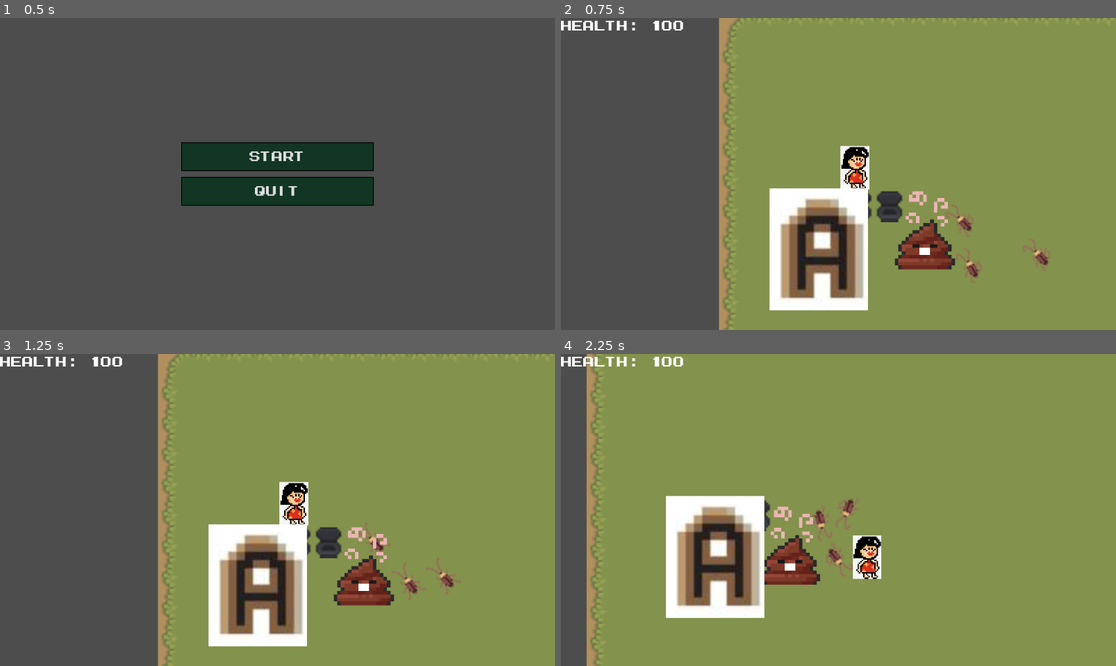
Above: before the commit, frames 1-4 (two rows, left to right).
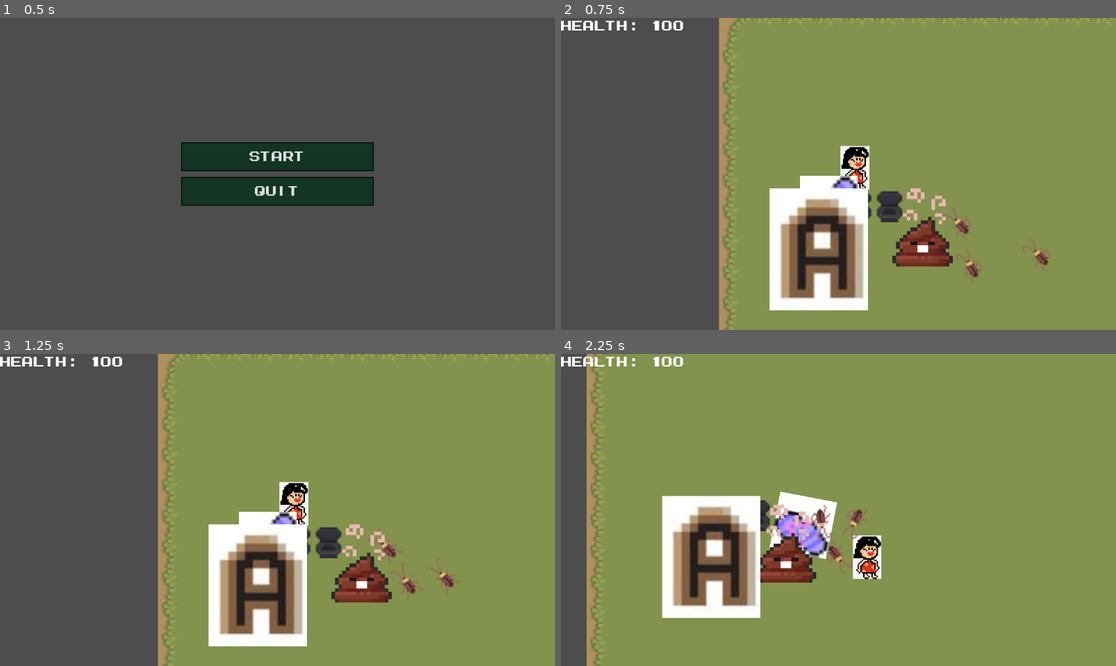
Above: after the commit, the same moments.

Repository: xntle/MOMFURY
Game: Godot game, scene res://scene/main_menu.tscn
Two runs of this game, one before a commit and one after it. Both use one fixed random seed, a clock stepped at 60 frames per second and the inputs below.
Inputs (mouse positions are in pixels of both pictures, inside the frame that each line leads up to):
- Up to frame 1 (0.5 s): no input
- Up to frame 2 (0.75 s): click "Start" at 0.5 s
- Up to frame 3 (1.25 s): no input
- Up to frame 4 (2.25 s): move the mouse to (960, 494) at 1.27 s; press the mouse at (960, 494) at 1.28 s; hold D (move_right) 1.28-2.03 s; move the mouse to (727, 525) at 2.02 s; release the mouse at (727, 525) at 2.03 s; hold S (move_down) from 2.03 s (still down); tap Space (roll) at 2.1 s

Frame 1 is identical in both runs. In frame 2, 1.6% of the frame differs, in the area x 43-75%, y 50-81%; in frame 3, 1.7%; in frame 4, 5.6%, in the area x 18-56%, y 44-85%.

Commit message:
PlaceHolder for bullet

Diff:
--- a/scene/Cockroach.tscn
+++ b/scene/Cockroach.tscn
@@ -54,6 +54,7 @@
 texture = ExtResource("1_ofpi3")
 
 [node name="AnimatedSprite2D" type="AnimatedSprite2D" parent="."]
+light_mask = 2
 position = Vector2(-1, 0)
 scale = Vector2(0.734375, 0.9038462)
 sprite_frames = SubResource("SpriteFrames_cevxh")
--- a/scene/Player.tscn
+++ b/scene/Player.tscn
@@ -1,7 +1,8 @@
-[gd_scene load_steps=4 format=3 uid="uid://ctnihbseogqdf"]
+[gd_scene load_steps=5 format=3 uid="uid://ctnihbseogqdf"]
 
 [ext_resource type="Script" uid="uid://cbrwihmwrf8c6" path="res://scripts/player.gd" id="1_hjaqi"]
 [ext_resource type="Texture2D" uid="uid://cmnw0o6ebecwl" path="res://characters/IMG_0105.jpg" id="2_fvtld"]
+[ext_resource type="PackedScene" uid="uid://bscx3nave5tmx" path="res://scene/Slip.tscn" id="3_y30ri"]
 
 [sub_resource type="CircleShape2D" id="CircleShape2D_onrkg"]
 radius = 7.0
@@ -25,3 +26,6 @@
 [node name="CollisionShape2D" type="CollisionShape2D" parent="."]
 position = Vector2(9, 1)
 shape = SubResource("CircleShape2D_onrkg")
+
+[node name="slip" parent="." instance=ExtResource("3_y30ri")]
+position = Vector2(0, -10)
--- /dev/null
+++ b/scene/Slip.tscn
@@ -0,0 +1,25 @@
+[gd_scene load_steps=4 format=3 uid="uid://bscx3nave5tmx"]
+
+[ext_resource type="Script" uid="uid://dl0a44aax8e8q" path="res://scripts/slipper.gd" id="1_2b4ql"]
+[ext_resource type="Texture2D" uid="uid://cj80pxhbx6pxw" path="res://scene/slipper.png" id="1_bp77f"]
+
+[sub_resource type="CircleShape2D" id="CircleShape2D_2b4ql"]
+radius = 103.00485
+
+[node name="slip" type="Area2D"]
+light_mask = 0
+visibility_layer = 2
+script = ExtResource("1_2b4ql")
+
+[node name="CollisionShape2D" type="CollisionShape2D" parent="."]
+position = Vector2(0, 1)
+shape = SubResource("CircleShape2D_2b4ql")
+
+[node name="WeaponPivot" type="Marker2D" parent="."]
+position = Vector2(0, 1)
+
+[node name="Slipper" type="Sprite2D" parent="WeaponPivot"]
+position = Vector2(26, 4)
+texture = ExtResource("1_bp77f")
+
+[node name="ShootingPoint" type="Marker2D" parent="WeaponPivot/Slipper"]
--- a/scripts/player.gd
+++ b/scripts/player.gd
@@ -72,12 +72,7 @@
 		roll_timer = roll_time
 		roll_dir = direction.normalized()
 		collision_mask = roll_mask
-
-
 		return
-
-
-
 
 	# normal movement
 	velocity = move_speed * direction * delta * 200
--- /dev/null
+++ b/scripts/slipper.gd
@@ -0,0 +1,34 @@
+extends Area2D
+
+@export var projectile_scene: PackedScene
+@export var shoot_cooldown := 0.2
+
+var shoot_timer := 0.0
+
+func _physics_process(delta):
+	shoot_timer -= delta
+
+	# Always rotate toward mouse
+	look_at(get_global_mouse_position())
+
+	# Shoot on click
+	if Input.is_action_pressed("shoot") and shoot_timer <= 0:
+		shoot()
+		shoot_timer = shoot_cooldown
+
+func shoot():
+	if projectile_scene == null:
+		print("No projectile assigned!")
+		return
+
+	var p = projectile_scene.instantiate()
+	get_tree().current_scene.add_child(p)
+
+	p.global_position = global_position
+	p.rotation = rotation
+
+	# IMPORTANT: projectile script MUST have `velocity` variable
+	if p.has_method("_set_velocity"):
+		p._set_velocity(Vector2.RIGHT.rotated(rotation))
+	elif "velocity" in p:
+		p.velocity = Vector2.RIGHT.rotated(rotation) * 400
Binary file added: scene/slipper.png
Not shown, added: scene/slipper.png.import
Not shown, added: scripts/slipper.gd.uid
